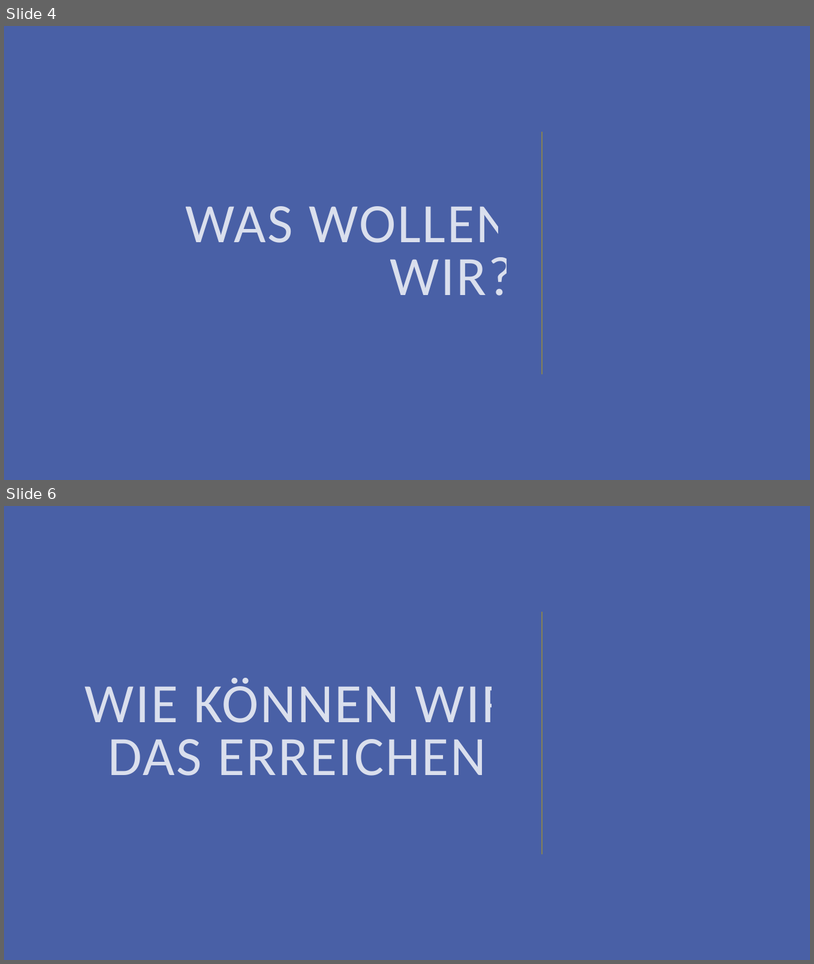
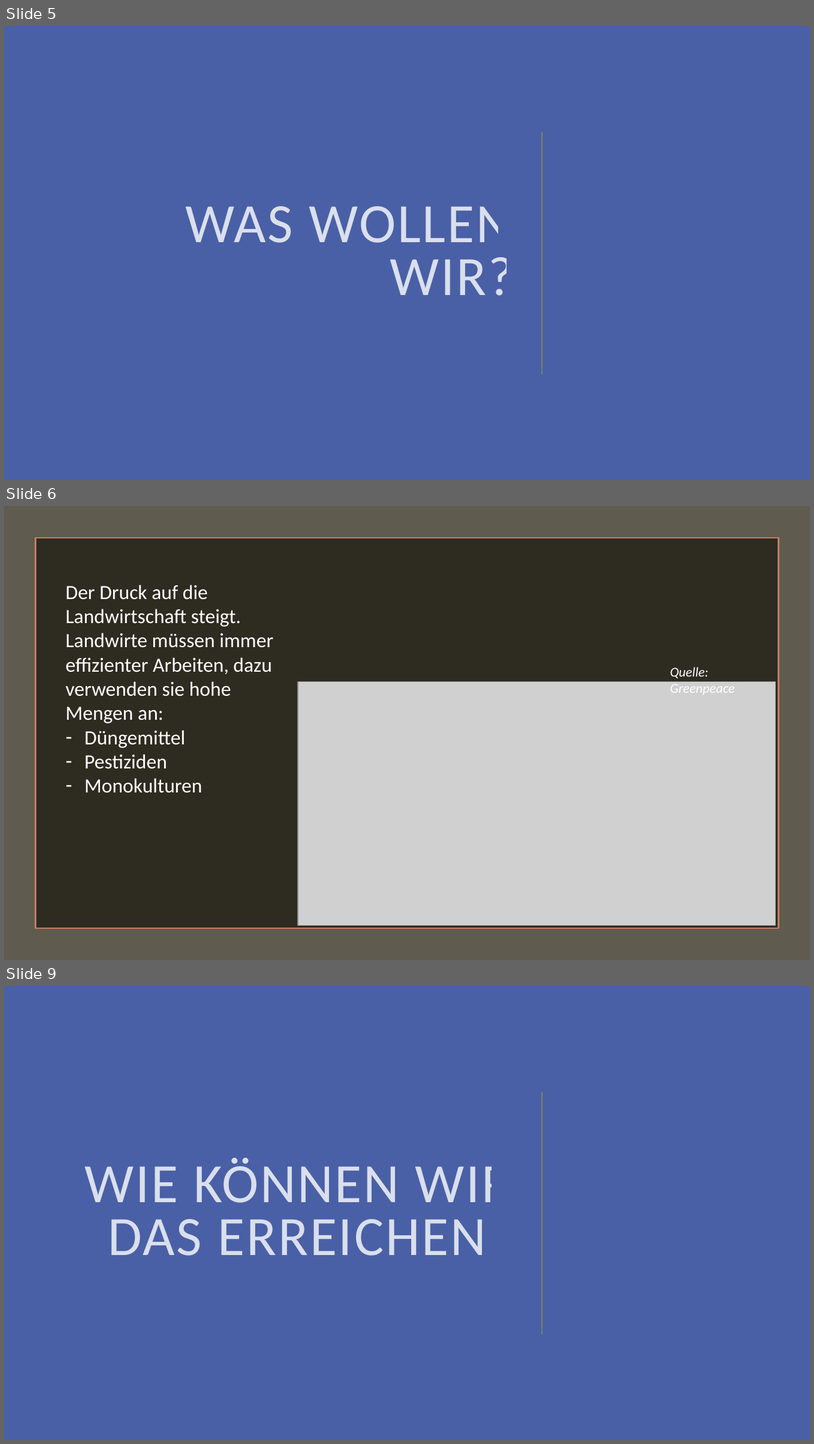
Before and after one commit to plastikpamaro/MKon, a slide deck: Firmenpräsentation.pptx. Shown one above the other, each under a label of ours: slides 4 and 6 before the commit, slides 5, 6 and 9 after it; the slides between them are not shown. The pictures are 814x964 and 814x1444 pixels, drawn with LibreOffice and Linux fonts; fonts in the diff are those of the drawing; grey boxes stand for pictures. Boxes give left, top, right and bottom in pixels: in the first picture for what was removed or moved away, otherwise in the second. Text is boxed around its words. In the diff, an @@ line names an element or a change of style, - is before the commit and + after.

```diff
--- a/Firmenpräsentation.pptx
+++ b/Firmenpräsentation.pptx
@@ slide 6 added at (4,506,810,960), background #4960A6 @@
@@ rectangle added at (4,506,810,960), fill #605B4F @@
@@ rectangle added at (35,538,779,928), fill #2E2B21, outline #C17F63 1.75 pt @@
@@ text added at (66,585,273,793), 24 pt, text #FFFFFF @@
+Der Druck auf die Landwirtschaft steigt.
+Landwirte müssen immer effizienter Arbeiten, dazu verwenden sie hohe Mengen an:
+– Düngemittel
+– Pestiziden
+– Monokulturen
@@ text added at (671,667,735,694), 16 pt, text #FFFFFF, italic @@
+Quelle: Greenpeace
@@ picture added at (298,681,776,926) @@
@@ what was slide 4 is now slide 5 @@
@@ what was slide 6 is now slide 9 @@
```
Also in this commit, not shown: 5 other slides added, 3 slides removed, 1 other file.
